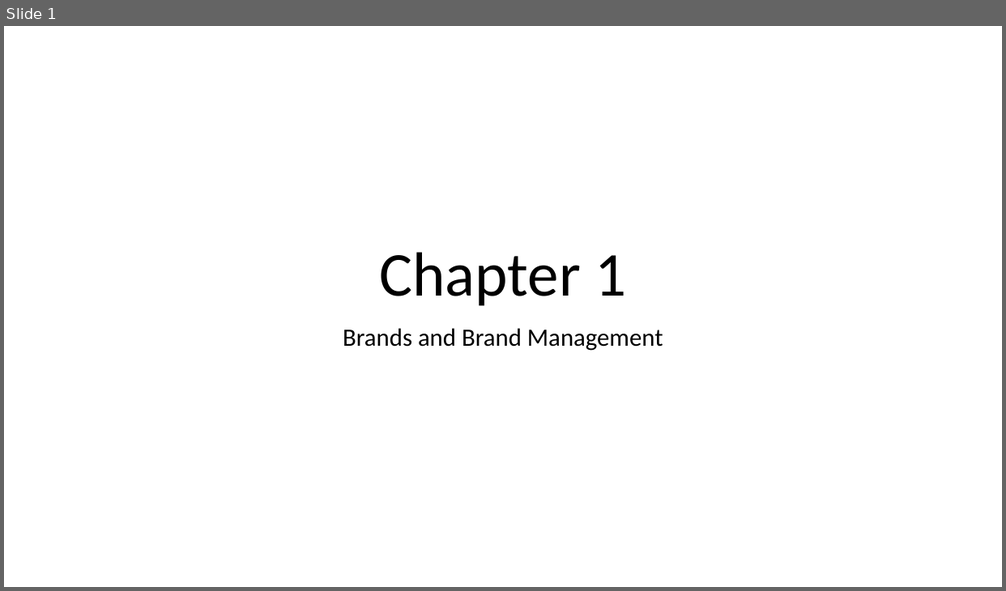
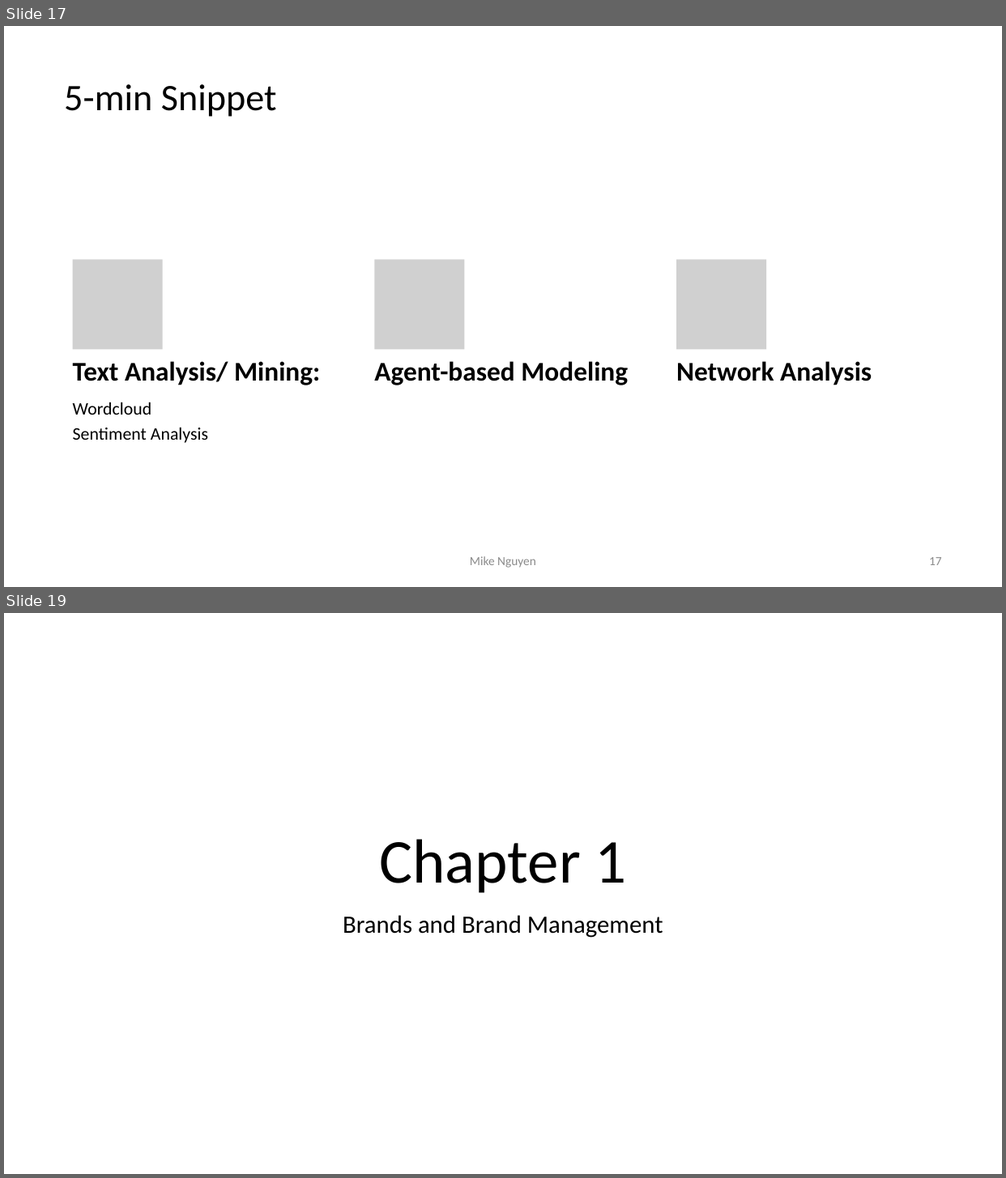
Before and after one commit to mikenguyen13/brand_F22, a slide deck: lecture/1/01.pptx. Shown one above the other, each under a label of ours: slide 1 before the commit, slides 17 and 19 after it; the slides between them are not shown. The pictures are 1006x591 and 1006x1178 pixels, drawn with LibreOffice and Linux fonts; fonts in the diff are those of the drawing; grey boxes stand for pictures. Boxes give left, top, right and bottom in pixels: in the first picture for what was removed or moved away, otherwise in the second. Text is boxed around its words. In the diff, an @@ line names an element or a change of style, - is before the commit and + after.

```diff
--- a/lecture/1/01.pptx
+++ b/lecture/1/01.pptx
@@ slide 17 added at bbox=[4, 26, 1002, 587], background #FFFFFF @@
@@ title added at bbox=[64, 84, 277, 117], 36 pt, text #000000 @@
+5-min Snippet
@@ group added at bbox=[73, 259, 872, 443]: 4 texts, 3 pictures @@
+Text Analysis/ Mining:
+Wordcloud
+Sentiment Analysis
+Agent-based Modeling
+Network Analysis
@@ text added at bbox=[470, 557, 536, 568], 12 pt, text #8C8C8C @@
+Mike Nguyen
@@ page number added at bbox=[929, 557, 942, 565], 12 pt, text #8C8C8C @@
+17
@@ what was slide 1 is now slide 19 @@
```
Also in this commit, not shown: 17 other slides added, 6 other files.
